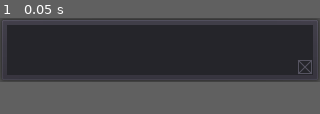
Above: before the commit, frame 1.
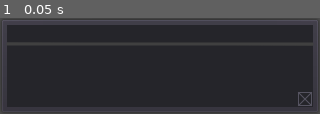
Above: after the commit, the same moment.

Repository: h1s0k429a/TwitchAlert
Game: Godot game, scene res://Main.tscn
The game is run twice, just before and just after one commit, with the same random seed, the same clock (stepped at 60 frames per second) and the same inputs.
Inputs:
- Up to frame 1 (0.05 s): no input
The window is 320x64 before the commit and 320x96 after it. Grey fills any space a smaller window leaves; there, only what the larger window draws over its background counts as a difference.

The runs differ from the first frame. In frame 1, 7.0% of the frame differs, in the area x 0-100%, y 26-100%.

Commit message:
Improved message display
Increase window size to show more lines and implement auto-scrolling when not all lines are visible.

Diff:
--- a/src/Main.gd
+++ b/src/Main.gd
@@ -1,10 +1,11 @@
 extends Node
 
+onready var panel_container	: PanelContainer = $PanelContainer
 onready var panel			: Panel = $PanelContainer/Panel
-onready var panel_container	: PanelContainer = $PanelContainer
+onready var close_button	: TextureButton = $PanelContainer/Panel/CloseButton
 onready var name_label		: Label = $PanelContainer/Panel/NameLabel
 onready var text_label		: Label = $PanelContainer/Panel/TextLabel
-onready var close_button	: TextureButton = $PanelContainer/Panel/CloseButton
+onready var text_timer		: Timer = $TextTimer
 onready var sound_player	: AudioStreamPlayer = $SoundPlayer
 onready var twitch			: TwitchChat = $TwitchChat
 
@@ -13,11 +14,16 @@
 	"honk" : load("res://sounds/honk.wav")
 }
 
+var dragging: bool = false
+var drag_position: Vector2
+
 func _ready():
 	panel.connect("gui_input", self, "_on_gui_input")
 	close_button.connect("pressed", self, "_on_close_pressed")
+	text_timer.connect("timeout", self, "_on_text_timer")
 	twitch.connect("user_message", self, "_on_user_message")
 	twitch.start_with("res://twitch.cfg")
+	text_timer.start()
 
 func _on_user_message(user: TwitchUser, message: String) -> void:
 	var sound_name:String = "tone"
@@ -29,12 +35,19 @@
 	if (sounds.has(sound_name)):
 		sound_player.stream = sounds[sound_name]
 		sound_player.play()
+	text_timer.stop()
 	name_label.self_modulate = user.get_color()
 	name_label.text = user.get_display_name()
 	text_label.text = message
+	text_label.lines_skipped = 0
+	if (text_label.get_line_count() >
+		text_label.get_visible_line_count()):
+		text_timer.start()
 
-var dragging: bool = false
-var drag_position: Vector2
+func _on_text_timer() -> void:
+	var lines: int = text_label.lines_skipped + 1
+	if (lines == text_label.get_line_count()): lines = 0
+	text_label.lines_skipped = lines
 
 func _on_gui_input(input: InputEvent) -> void:
 	if (input is InputEventMouseButton and
--- a/src/Main.tscn
+++ b/src/Main.tscn
@@ -12,8 +12,8 @@
 
 [node name="PanelContainer" type="PanelContainer" parent="."]
 anchor_right = 1.0
-margin_bottom = 14.0
-rect_min_size = Vector2( 320, 64 )
+margin_bottom = 96.0
+rect_min_size = Vector2( 320, 96 )
 __meta__ = {
 "_edit_use_anchors_": false
 }
@@ -22,8 +22,14 @@
 margin_left = 7.0
 margin_top = 7.0
 margin_right = 313.0
-margin_bottom = 57.0
+margin_bottom = 89.0
 mouse_default_cursor_shape = 13
+
+[node name="Line2D" type="Line2D" parent="PanelContainer/Panel"]
+points = PoolVector2Array( 0, 19, 306, 19 )
+width = 2.0
+default_color = Color( 0.25098, 0.25098, 0.25098, 1 )
+antialiased = true
 
 [node name="NameLabel" type="Label" parent="PanelContainer/Panel"]
 anchor_right = 1.0
@@ -42,10 +48,12 @@
 anchor_right = 1.0
 anchor_bottom = 1.0
 margin_left = 4.0
-margin_top = -28.0
+margin_top = -60.0
 margin_right = -4.0
 margin_bottom = -4.0
-rect_min_size = Vector2( 178, 24 )
+rect_min_size = Vector2( 178, 56 )
+align = 1
+valign = 1
 autowrap = true
 clip_text = true
 __meta__ = {
@@ -67,3 +75,6 @@
 }
 
 [node name="SoundPlayer" type="AudioStreamPlayer" parent="."]
+
+[node name="TextTimer" type="Timer" parent="."]
+wait_time = 2.0
--- a/src/project.godot
+++ b/src/project.godot
@@ -38,7 +38,7 @@
 [display]
 
 window/size/width=320
-window/size/height=64
+window/size/height=96
 window/size/resizable=false
 window/size/borderless=true
 window/size/always_on_top=true
Not shown, changed: src/export_presets.cfg
